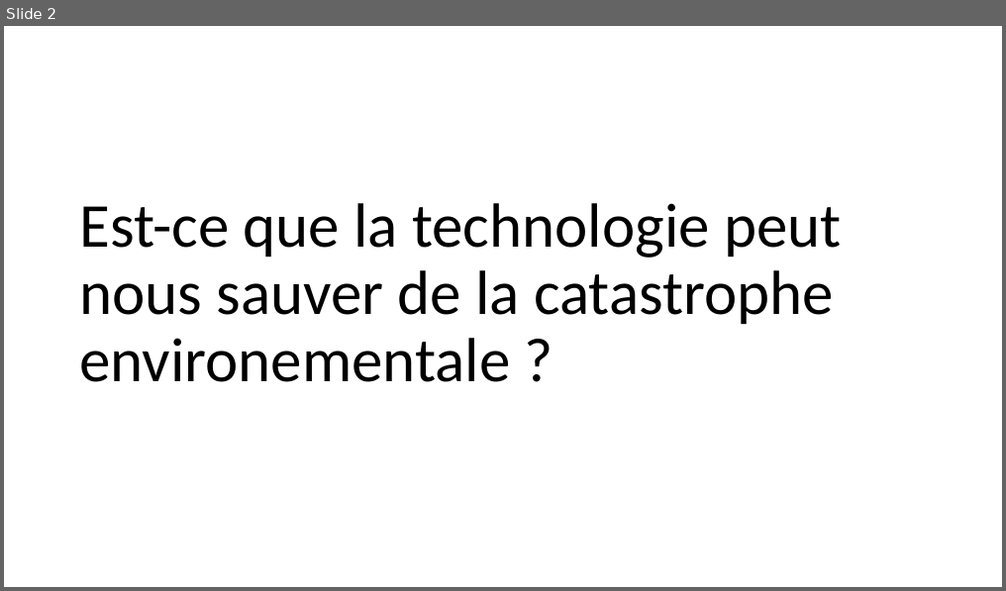
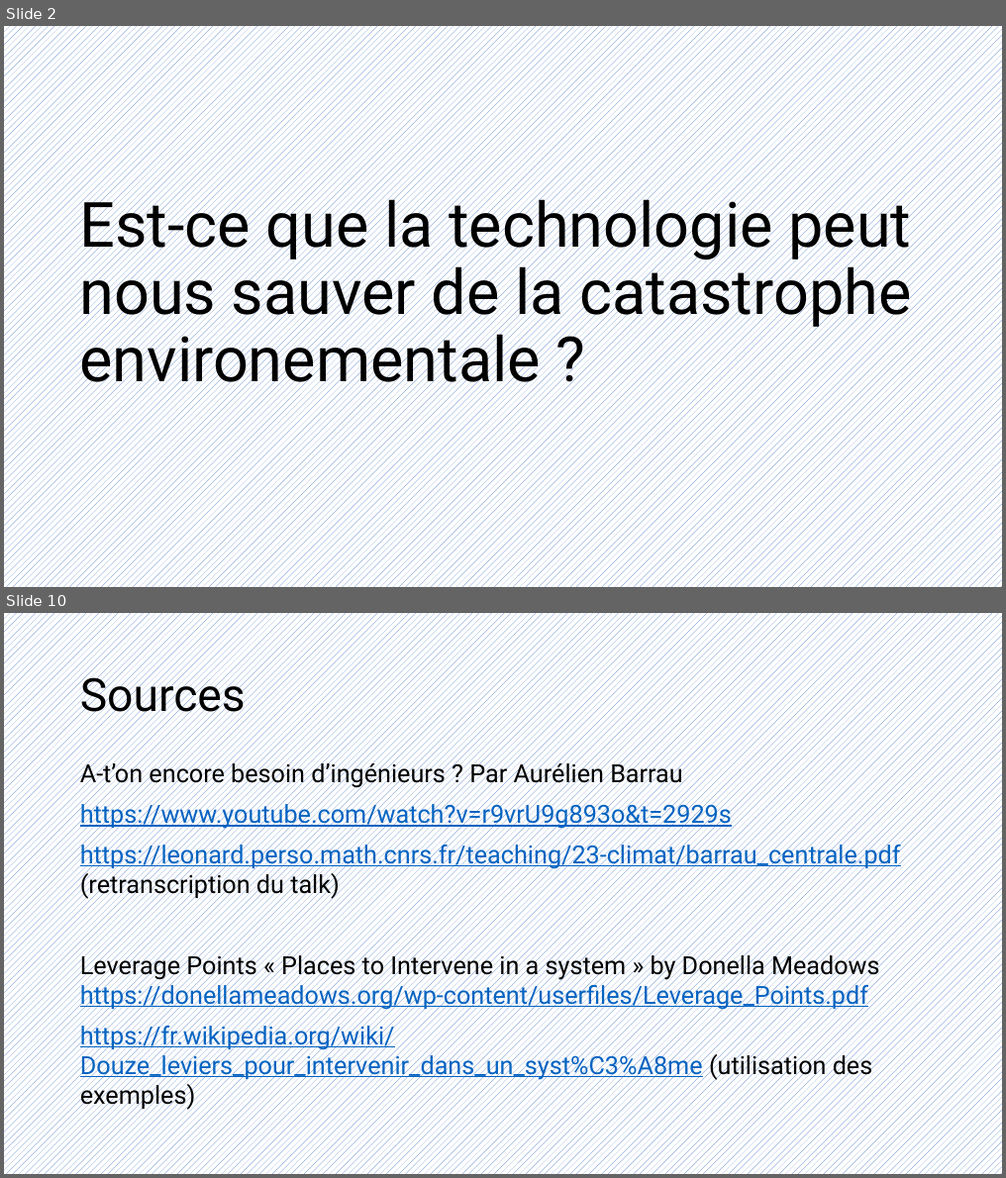
Before and after one commit to HEIGVD-Experience/docs, a slide deck: S4/EXP/files/À-t-on encore besoin d'ingénieurs.pptx. Shown one above the other, each under a label of ours: slide 2 before the commit, slides 2 and 10 after it; the slides between them are not shown. The pictures are 1006x591 and 1006x1178 pixels, drawn with LibreOffice and Linux fonts; fonts in the diff are those of the drawing. Boxes give left, top, right and bottom in pixels: in the first picture for what was removed or moved away, otherwise in the second. Text is boxed around its words. In the diff, an @@ line names an element or a change of style, - is before the commit and + after.

```diff
--- a/S4/EXP/files/À-t-on encore besoin d'ingénieurs.pptx
+++ b/S4/EXP/files/À-t-on encore besoin d'ingénieurs.pptx
@@ slide 10 added at (4,613,1002,1174), background pattern #4472C4 on #FFFFFF @@
@@ title added at (80,670,246,723), 44 pt, text #000000 @@
+Sources
@@ text added at (80,760,901,1110), 24 pt, text #0563C1, underline @@
+A-t’on encore besoin d’ingénieurs ? Par Aurélien Barrau
+https://www.youtube.com/watch?v=r9vrU9g893o&t=2929s
+https://leonard.perso.math.cnrs.fr/teaching/23-climat/barrau_centrale.pdf (retranscription du talk)
+Leverage Points « Places to Intervene in a system » by Donella Meadows https://donellameadows.org/wp-content/userfiles/Leverage_Points.pdf
+https://fr.wikipedia.org/wiki/Douze_leviers_pour_intervenir_dans_un_syst%C3%A8me (utilisation des exemples)
@@ slide 2 changed as well @@
@@ background #FFFFFF to pattern #4472C4 on #FFFFFF @@
@@ title "Est-ce que la technologie peut ..." at (79,190,912,397): font Calibri to Roboto @@
```
Also in this commit, not shown: 1 other slide changed, 7 other slides added, 2 slides removed, 2 other files.
